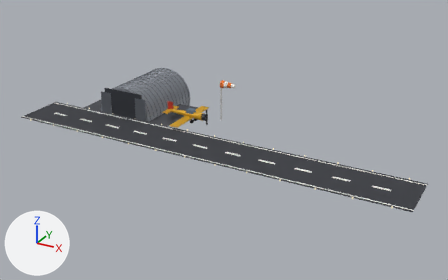
Before and after pictures for a commit that changed the glTF model SeatAtTheTable/public/assets/world/places/airfield.glb.
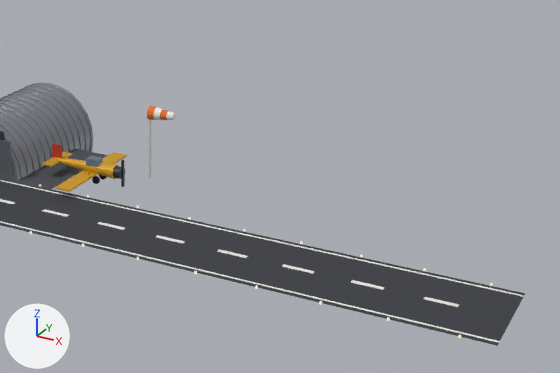
Each version appears first whole from a 50 mm camera at (216.0, -317.0, 153.0) aimed at (43.0, -2.0, -4.0), and next in a close-up on the part from 31% to 100% of the width and 8% to 81% of the height. Lighting does not change. The marker at lower left points along +X, +Y and +Z. The older version's two pictures come first. Where no turn or scale is listed for an object, it has been applied to the vertices.

In view in the first close-up: 'part-apron', 'part-cowl', 'part-door-panel', 'part-fin', 'part-glass', 'part-hangar', 'part-hangar-rib', 'part-paint', 'part-plane', 'part-prop', 'part-tarmac', 'part-tyre' and 4 more.
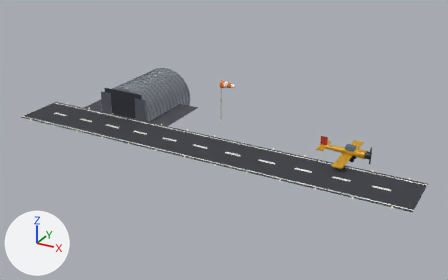
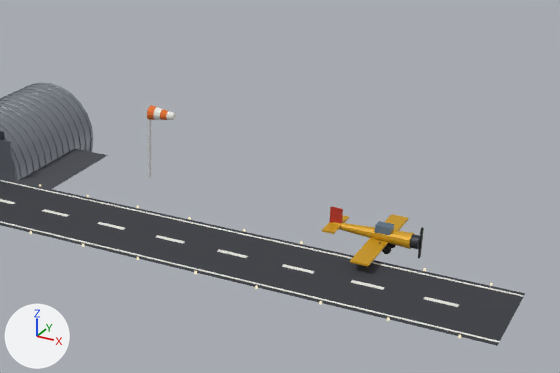
Location of each change, [x1, y1, x2, y2] in pixels of the close-ups (560 x 373 px):
'part-plane', moved: before [42, 151, 127, 192]; after [322, 214, 414, 266]
'part-glass', moved: before [86, 156, 103, 167]; after [375, 221, 394, 235]
'part-fin', moved: before [52, 144, 62, 158]; after [329, 206, 343, 223]
'part-cowl', moved: before [113, 166, 125, 179]; after [410, 234, 420, 250]
'part-prop', moved: before [121, 160, 125, 187]; after [418, 227, 424, 258]
'part-tyre', moved: before [92, 175, 107, 184]; after [382, 243, 396, 254]

The change, as a diff of the scene's bpy script:
```diff
--- a/SeatAtTheTable/public/assets/world/places/airfield.glb.py
+++ b/SeatAtTheTable/public/assets/world/places/airfield.glb.py
@@ ob_part_cowl @@
 ob_part_cowl = bpy.data.objects.new('part-cowl', me_cylinder_028)
-ob_part_cowl.location = (24.0, 6.0, 5.0)
+ob_part_cowl.location = (134.0, 0.0, 5.0)
@@ ob_part_fin @@
 ob_part_fin = bpy.data.objects.new('part-fin', me_cube_021)
-ob_part_fin.location = (-2.0, 6.0, 8.0)
+ob_part_fin.location = (108.0, 0.0, 8.0)
@@ ob_part_glass @@
 ob_part_glass = bpy.data.objects.new('part-glass', me_cube_018)
-ob_part_glass.location = (14.0, 6.0, 7.4)
+ob_part_glass.location = (124.0, 0.0, 7.4)
@@ ob_part_plane @@
 ob_part_plane = bpy.data.objects.new('part-plane', me_cone_004)
-ob_part_plane.location = (9.5, 6.0, 5.0)
+ob_part_plane.location = (119.5, 0.0, 5.0)
@@ ob_part_prop @@
 ob_part_prop = bpy.data.objects.new('part-prop', me_cube_022)
-ob_part_prop.location = (25.8, 6.0, 5.0)
+ob_part_prop.location = (135.8, 0.0, 5.0)
@@ ob_part_tyre @@
 ob_part_tyre = bpy.data.objects.new('part-tyre', me_cylinder_030)
-ob_part_tyre.location = (16.0, 6.0, 1.4)
+ob_part_tyre.location = (126.0, 0.0, 1.4)
```
